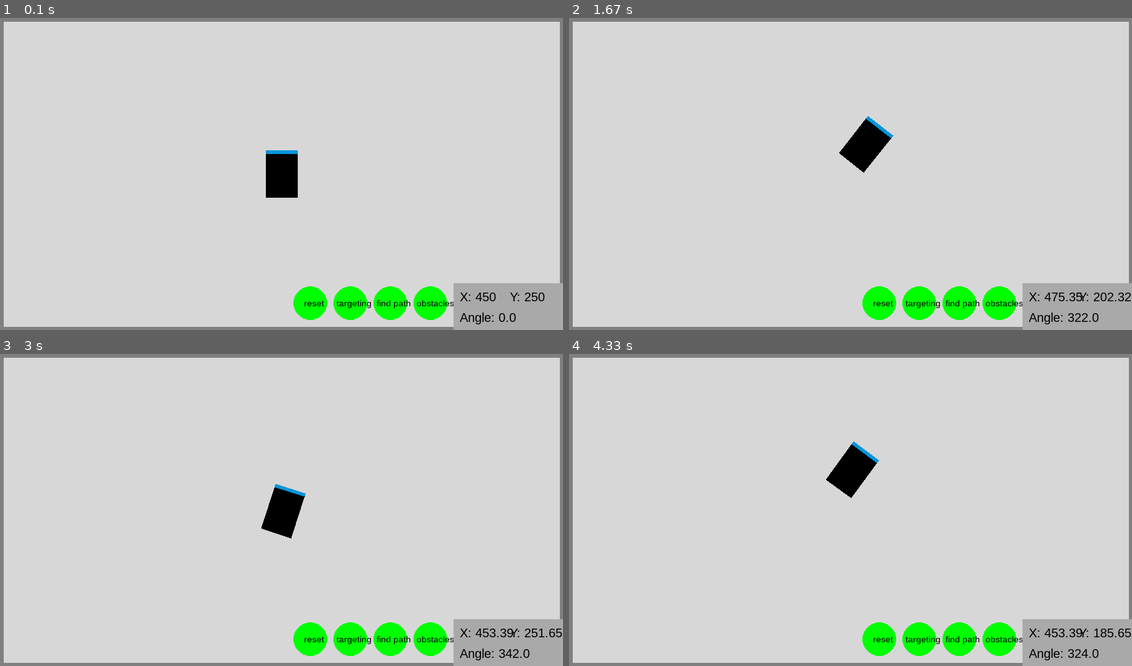
Above: before the commit, frames 1-4 (two rows, left to right).
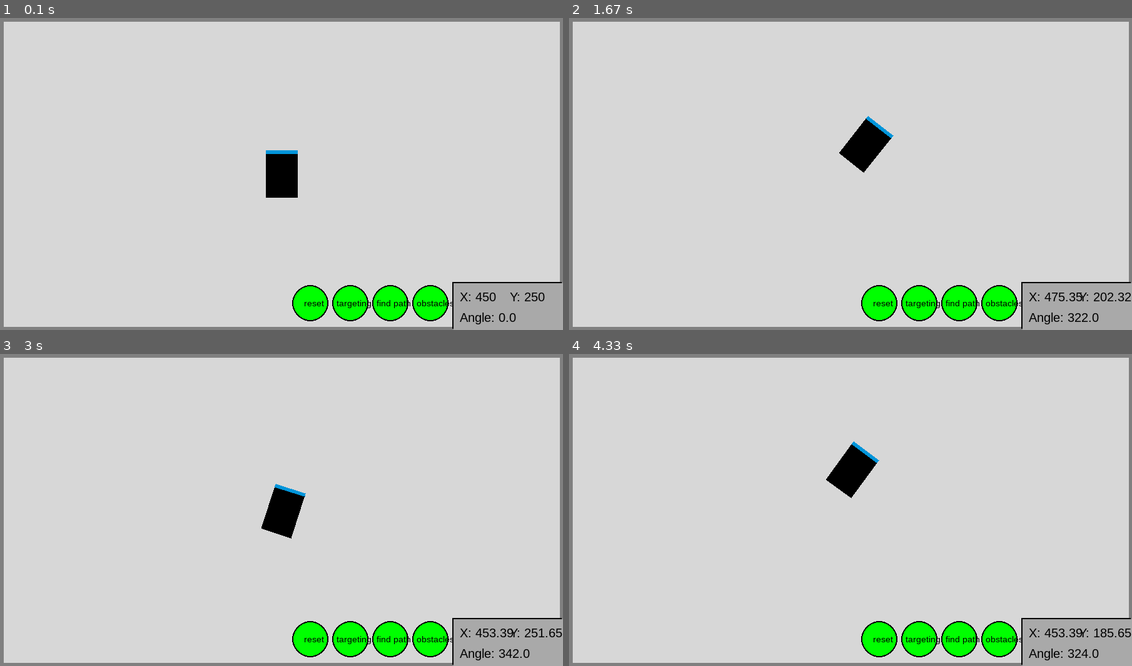
Above: after the commit, the same moments.

Repository: Wooyceps/mobile-robot-pygame-simulation
Game: pygame game, started from main.py
Same seed, same stepped clock (60 frames per second), same inputs: the game is played once before the commit and once after it.
Inputs:
- Up to frame 1 (0.1 s): no input
- Up to frame 2 (1.67 s): click "reset" at 0.38 s; hold Right 0.67-1.13 s; hold Up 1.17-1.47 s; hold Right from 1.5 s (still down)
- Up to frame 3 (3 s): release Right at 1.97 s; hold Left 2-2.53 s; hold Down 2.57-2.87 s; hold Left from 2.9 s (still down)
- Up to frame 4 (4.33 s): release Left at 3.3 s; hold Up 3.33-3.7 s; hold Right from 3.73 s (still down)

The runs differ from the first frame. In frame 1, 0.4% of the frame differs, in the area x 51-100%, y 84-100%; in frame 2, 0.4%; in frame 3, 0.4%; in frame 4, 0.4%.

Commit message:
started working on buffer of positions for amr acquired from a*

Diff:
--- a/AMR.py
+++ b/AMR.py
@@ -37,6 +37,10 @@
         self.target = destination if (destination != self.target and destination) else self.target
         if self.plan_trajectory and self.target:
             self.trajectory_planning()
+        if self.buffer:
+            pass
+            #self.target = self.buffer.pop(0)
+            #self.trajectory_planning()
         else:
             if keys[pg.K_UP]:
                 self.move_fwd_bwd(-1)
--- a/interface.py
+++ b/interface.py
@@ -20,6 +20,7 @@
         """
         Draw the interface on the screen.
         """
+        pg.draw.rect(WIN, BLACK, (self.x - 2, self.y - 2, self.width, self.height))
         pg.draw.rect(WIN, self.fill_color, (self.x, self.y, self.width, self.height))
 
         x_text = self.font.render(
--- a/map.py
+++ b/map.py
@@ -30,7 +30,6 @@
         self.button_radius = INTERFACE_HEIGHT // 2 - 10
         self.buttons = self._init_buttons()
         self.font = pg.font.SysFont(FONT, 14)
-        self.optimal_path = []
 
     def _init_obstacles(self):
         return [((0, 0), (0, 5), (WIDTH, 5), (WIDTH, 0)),
@@ -108,10 +107,11 @@
                     elif i == 3 and not self.enable_input:
                         self.obstacles = self._init_obstacles()
                         self.target = None
-                        self.optimal_path = []
+                        self.amr.buffer = []
 
     def draw_buttons(self):
         for button, text, enabled in zip(self.buttons, ["obstacles", "find path", "targeting", "   reset"], [self.enable_input, self.enable_pathfinding, self.enable_targeting, None]):
+            pg.draw.circle(WIN, BLACK, (button[0], button[1]), self.button_radius + 2)
             pg.draw.circle(WIN, RED if enabled else GREEN, (button[0], button[1]), self.button_radius)
             WIN.blit(self.font.render(text, 1, BLACK), (button[0] - self.button_radius + 5, button[1] - 8))
 
@@ -135,9 +135,9 @@
                 start_node = (int(self.amr.x // 10), int(self.amr.y // 10))
                 start = time()
                 path = a_star_search(self.downsized_grid, start_node, (int(self.target[0] // 10), int(self.target[1] // 10)))  # Swap x and y
-                self.optimal_path = map_path_to_large_grid(path)
+                self.amr.buffer = map_path_to_large_grid(path)
                 print(f"pathfinding a*: {time() - start} s")
-                print(path)
+                print(self.amr.buffer)
                 self.enable_pathfinding = False
 
     def draw(self):
@@ -148,5 +148,5 @@
                 mouse_pos = pg.mouse.get_pos() if self.enable_targeting else self.target
                 pg.draw.line(WIN, RED, (mouse_pos[0] - 10, mouse_pos[1] - 10), (mouse_pos[0] + 10, mouse_pos[1] + 10), 2)
                 pg.draw.line(WIN, RED, (mouse_pos[0] + 10, mouse_pos[1] - 10), (mouse_pos[0] - 10, mouse_pos[1] + 10), 2)
-            if self.optimal_path:
-                draw_large_grid_path(self.optimal_path)
+            if self.amr.buffer:
+                draw_large_grid_path(self.amr.buffer)
